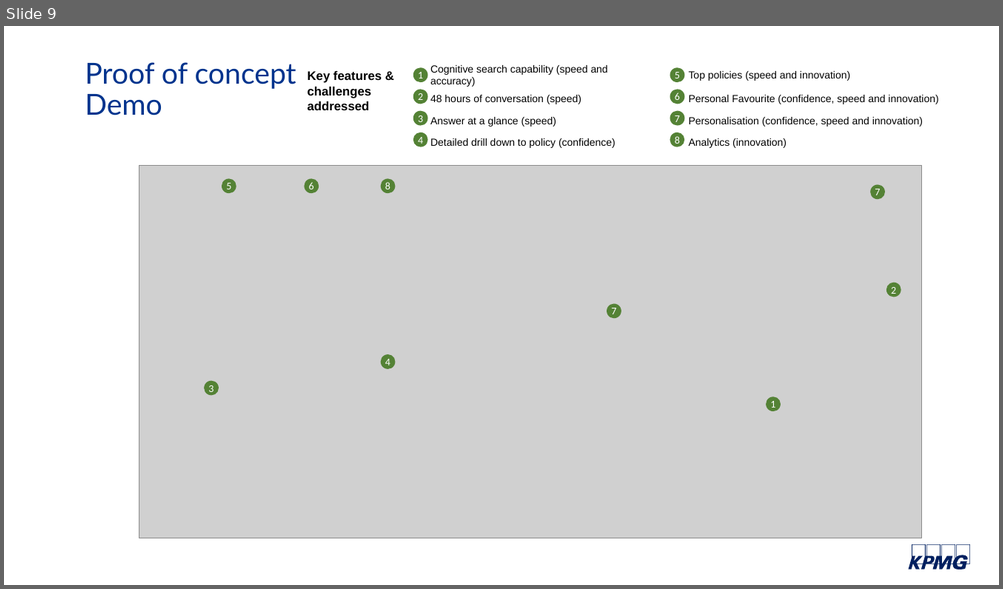
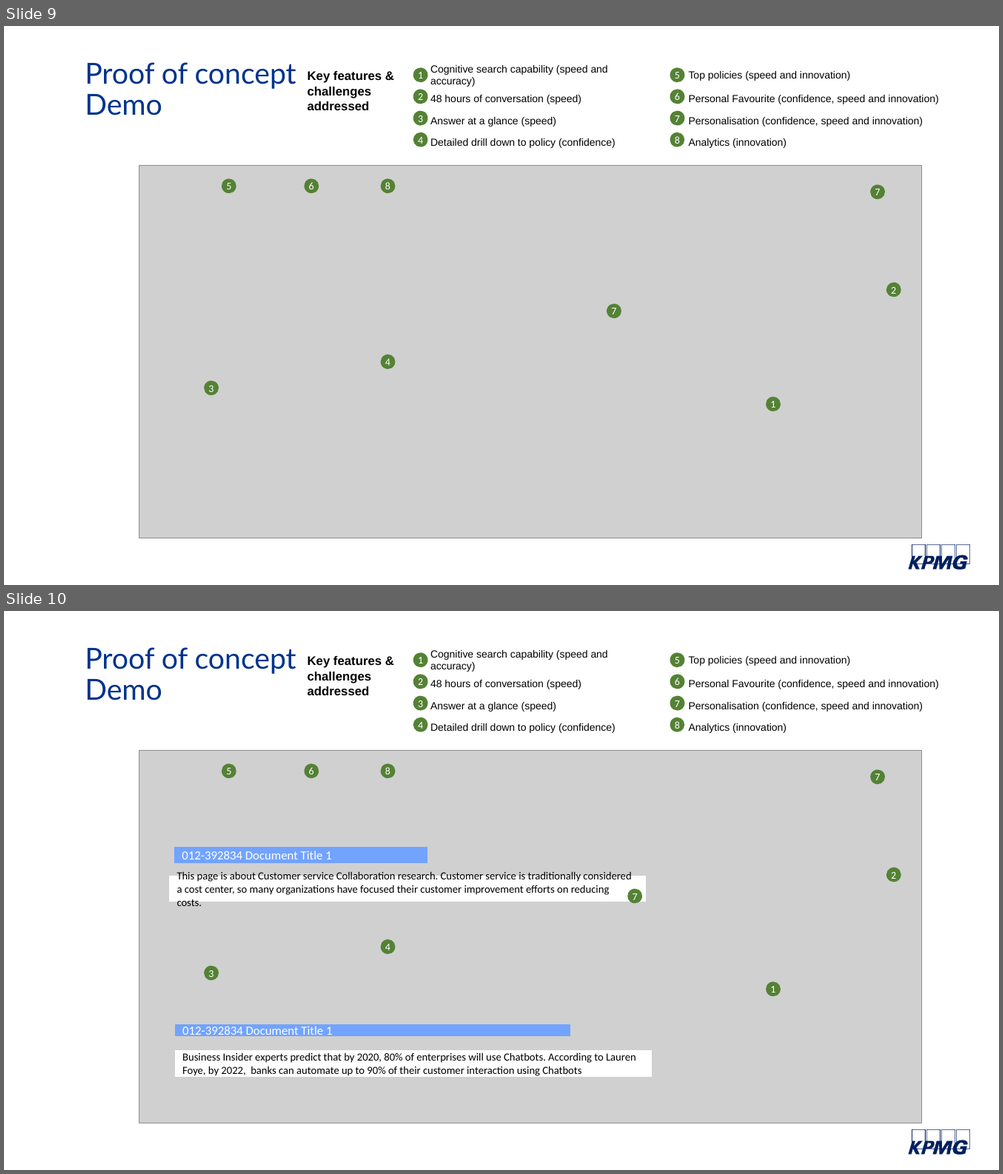
Before and after one commit to catwang42/BERT-based-chatbot, a slide deck: _doc_/DHS SKA AwA vFINAL.PPTX. Shown one above the other, each under a label of ours: slide 9 before the commit, slides 9 and 10 after it. The pictures are 1003x589 and 1003x1174 pixels, drawn with LibreOffice and Linux fonts; fonts in the diff are those of the drawing; grey boxes stand for pictures; background and template pictures are left out. Boxes give left, top, right and bottom in pixels: in the first picture for what was removed or moved away, otherwise in the second. Text is boxed around its words. In the diff, an @@ line names an element or a change of style, - is before the commit and + after.

```diff
--- a/_doc_/DHS SKA AwA vFINAL.PPTX
+++ b/_doc_/DHS SKA AwA vFINAL.PPTX
@@ slide 10 added at box(4, 611, 999, 1170), background #FFFFFF; not listed: 1 template element that a slide beside it also shows @@
@@ title added at box(85, 647, 296, 701), 28 pt, text #00338D @@
+Proof of concept
+Demo
@@ table added at box(388, 648, 999, 736), 4 rows, 4 columns @@
+ | Cognitive search capability (speed and accuracy) |  | Top policies (speed and innovation)
+ | 48 hours of conversation (speed) |  | Personal Favourite (confidence, speed and innovation)
+ | Answer at a glance (speed) |  | Personalisation (confidence, speed and innovation)
+ | Detailed drill down to policy (confidence) |  | Analytics (innovation)
@@ ellipse added at box(413, 652, 428, 668), fill #548235, 10 pt, text #FFFFFF @@
+1
@@ ellipse added at box(669, 652, 685, 668), fill #548235, 10 pt, text #FFFFFF @@
+5
@@ text added at box(307, 656, 372, 695), 12 pt, text #000000, bold @@
+Key features & challenges addressed
@@ ellipse added at box(413, 675, 428, 689), fill #548235, 10 pt, text #FFFFFF @@
+2
@@ ellipse added at box(669, 675, 685, 689), fill #548235, 10 pt, text #FFFFFF @@
+6
@@ ellipse added at box(413, 696, 428, 711), fill #548235, 10 pt, text #FFFFFF @@
+3
@@ ellipse added at box(669, 696, 685, 711), fill #548235, 10 pt, text #FFFFFF @@
+7
@@ ellipse added at box(413, 718, 428, 732), fill #548235, 10 pt, text #FFFFFF @@
+4
@@ ellipse added at box(669, 718, 685, 732), fill #548235, 10 pt, text #FFFFFF @@
+8
@@ picture added at box(139, 751, 922, 1124) @@
@@ ellipse added at box(222, 764, 237, 779), fill #548235, 10 pt, text #FFFFFF @@
+5
@@ ellipse added at box(304, 764, 318, 779), fill #548235, 10 pt, text #FFFFFF @@
+6
@@ ellipse added at box(381, 764, 395, 779), fill #548235, 10 pt, text #FFFFFF @@
+8
@@ ellipse added at box(871, 770, 885, 785), fill #548235, 10 pt, text #FFFFFF @@
+7
@@ rectangle added at box(175, 848, 428, 863), fill #72A3FF, outline #72A3FF 1 pt, 12 pt, text #FFFFFF @@
+012-392834 Document Title 1
@@ rectangle added at box(170, 877, 646, 902), fill #FFFFFF, outline #FFFFFF 1 pt, 10.5 pt, text #000000 @@
+This page is about Customer service Collaboration research. Customer service is traditionally considered a cost center, so many organizations have focused their customer improvement efforts on reducing costs.
@@ ellipse added at box(886, 868, 901, 883), fill #548235, 10 pt, text #FFFFFF @@
+2
@@ ellipse added at box(628, 889, 643, 904), fill #548235, 10 pt, text #FFFFFF @@
+7
@@ ellipse added at box(381, 940, 395, 955), fill #548235, 10 pt, text #FFFFFF @@
+4
@@ ellipse added at box(204, 966, 219, 981), fill #548235, 10 pt, text #FFFFFF @@
+3
@@ ellipse added at box(765, 982, 781, 997), fill #548235, 10 pt, text #FFFFFF @@
+1
@@ rectangle added at box(175, 1025, 569, 1037), fill #72A3FF, outline #72A3FF 1 pt, 12 pt, text #FFFFFF @@
+012-392834 Document Title 1
@@ rectangle added at box(175, 1051, 651, 1076), fill #FFFFFF, outline #FFFFFF 1 pt, 10.5 pt, text #000000 @@
+Business Insider experts predict that by 2020, 80% of enterprises will use Chatbots. According to Lauren Foye, by 2022, banks can automate up to 90% of their customer interaction using Chatbots
```
Also in this commit, not shown: 2 other files.
